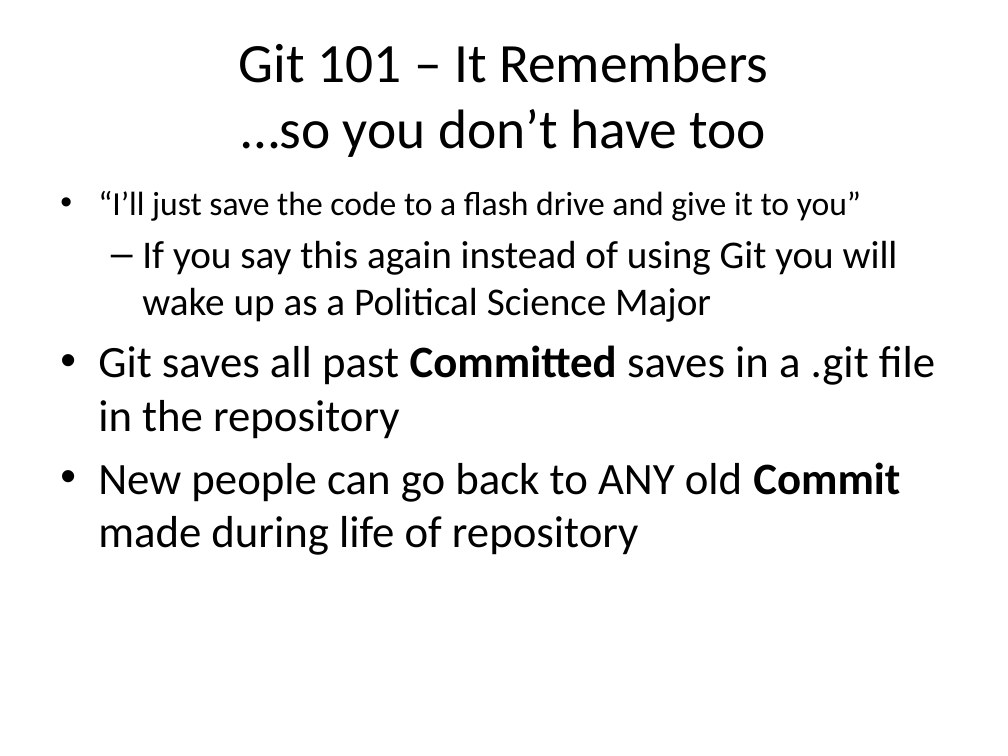
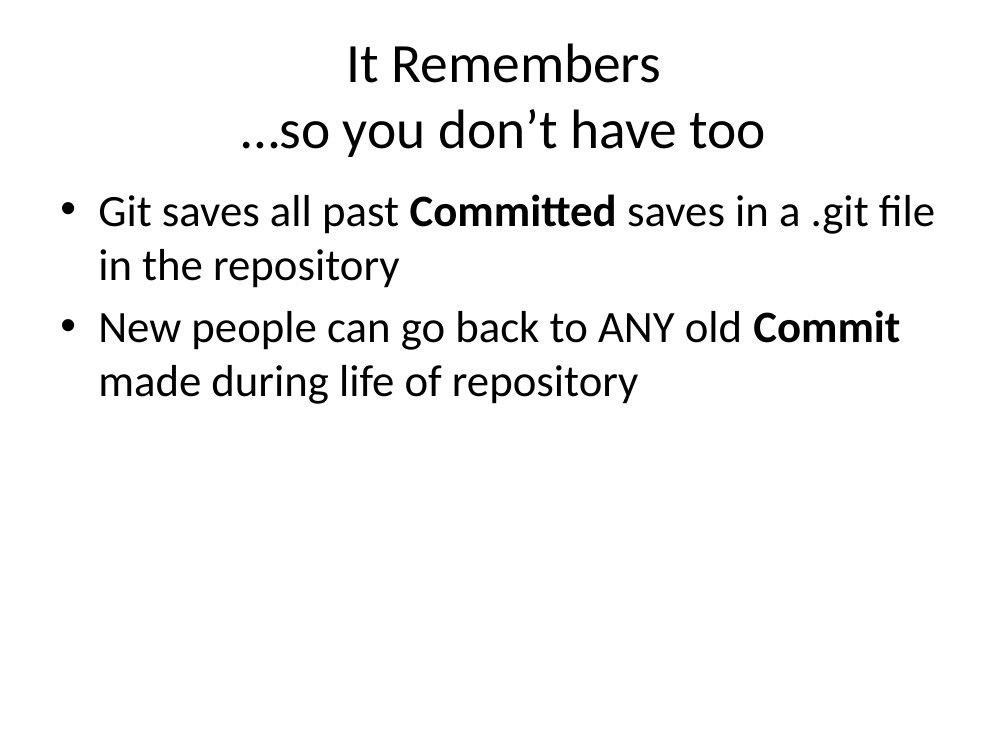
Before and after one commit to sjfricke/IEEE-Mini-Projects-UW-Madison, a slide deck: slide 14 of Tutorial/PowerPoint Versions/Git and using GitHub.pptx (slide 6 before the commit). Drawn at 1008x756 pixels with LibreOffice and Linux fonts; fonts in the diff are those of the drawing. Boxes give left, top, right and bottom in pixels: in the first picture for what was removed or moved away, otherwise in the second. Text is boxed around its words. In the diff, an @@ line names an element or a change of style, - is before the commit and + after.

```diff
--- a/Tutorial/PowerPoint Versions/Git and using GitHub.pptx
+++ b/Tutorial/PowerPoint Versions/Git and using GitHub.pptx
@@ title at (241, 43, 766, 157): text changed @@
-Git 101 – It Remembers
-…so you don’t have too
+It Remembers
+…so you don’t have too
@@ text at (98, 191, 898, 322): paragraphs removed @@
-• “I’ll just save the code to a flash drive and give it to you”
-  – If you say this again instead of using Git you will wake up as a Political Science Major
```
Also in this commit, not shown: 5 other slides changed, 16 slides added, 2 other files.
